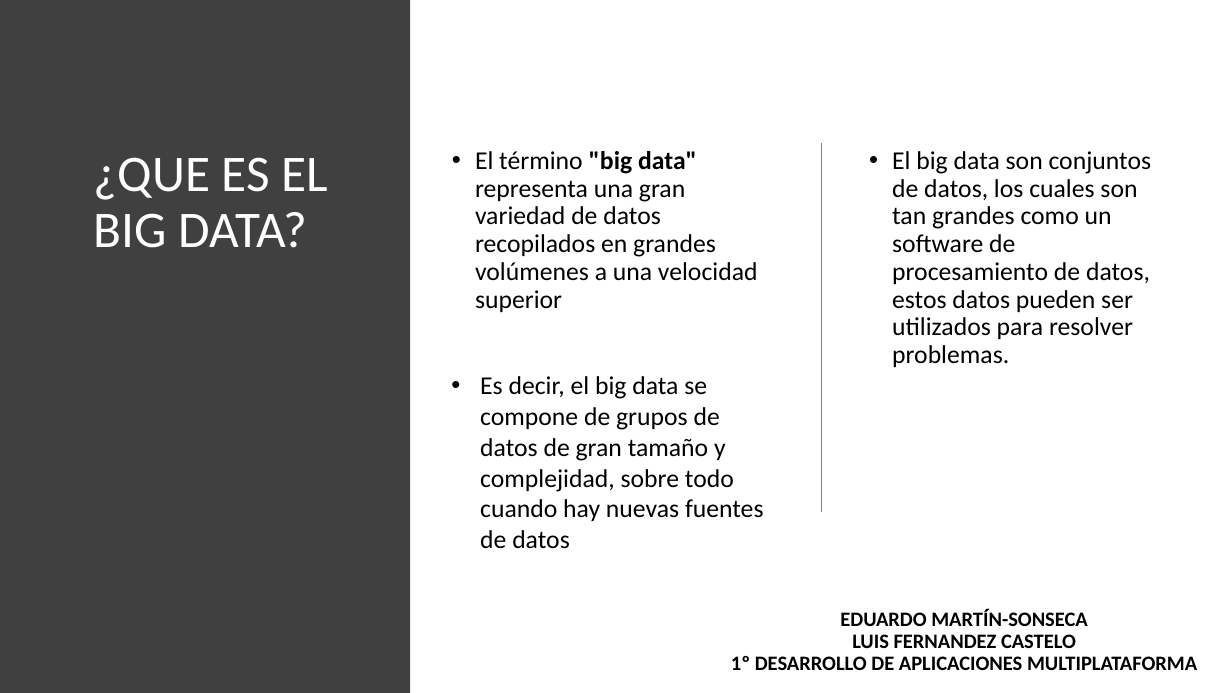
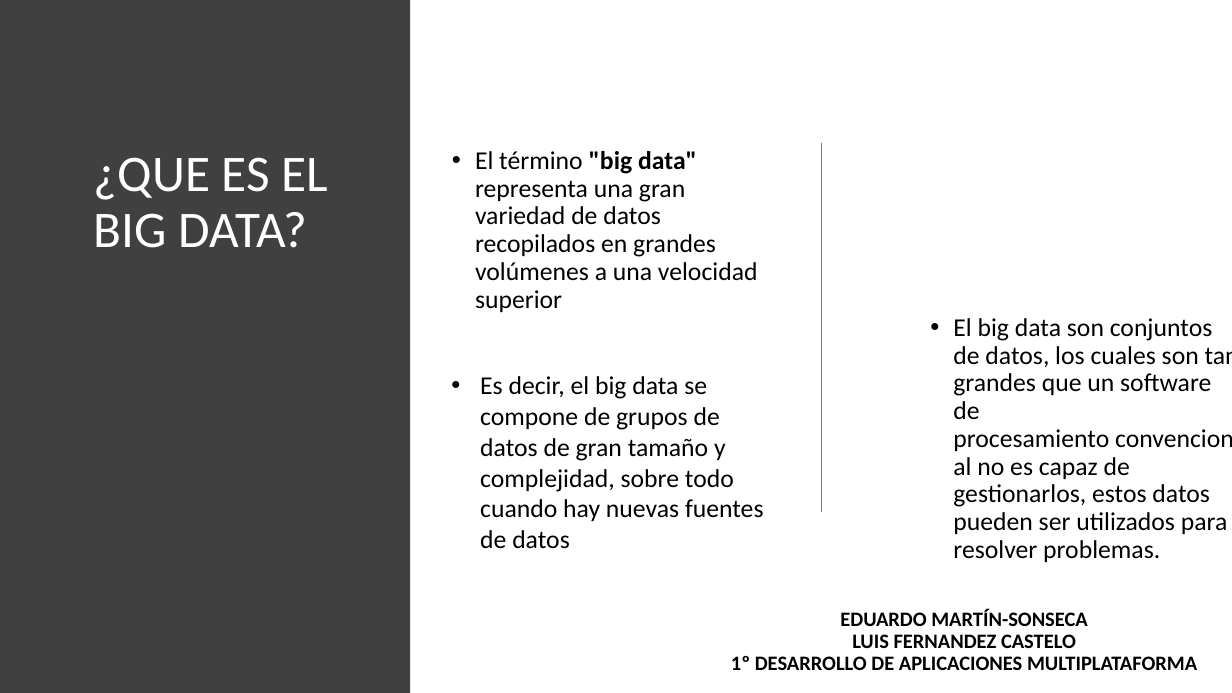
Before and after one commit to maraloeDev/Grado_SuperiorDAM, a slide deck: slide 3 of Bases de Datos/1º Evaluación/Ejercicios/Ejercicio2/Explotación de bases de datos Big Data.pptx. Drawn at 1232x693 pixels with LibreOffice and Linux fonts; fonts in the diff are those of the drawing. Boxes give left, top, right and bottom in pixels: in the first picture for what was removed or moved away, otherwise in the second. Text is boxed around its words. In the diff, an @@ line names an element or a change of style, - is before the commit and + after.

Commit message:
bdBD

```diff
--- a/Bases de Datos/1º Evaluación/Ejercicios/Ejercicio2/Explotación de bases de datos Big Data.pptx
+++ b/Bases de Datos/1º Evaluación/Ejercicios/Ejercicio2/Explotación de bases de datos Big Data.pptx
@@ text at <box>953,318,1232,562</box>: text changed @@
-• El big data son conjuntos de datos, los cuales son tan grandes como un software de procesamiento de datos, estos datos pueden ser utilizados para resolver problemas.
+• El big data son conjuntos de datos, los cuales son tan grandes que un software de procesamiento convencional no es capaz de gestionarlos, estos datos pueden ser utilizados para resolver problemas.
```
Also in this commit, not shown: 2 other slides changed.
